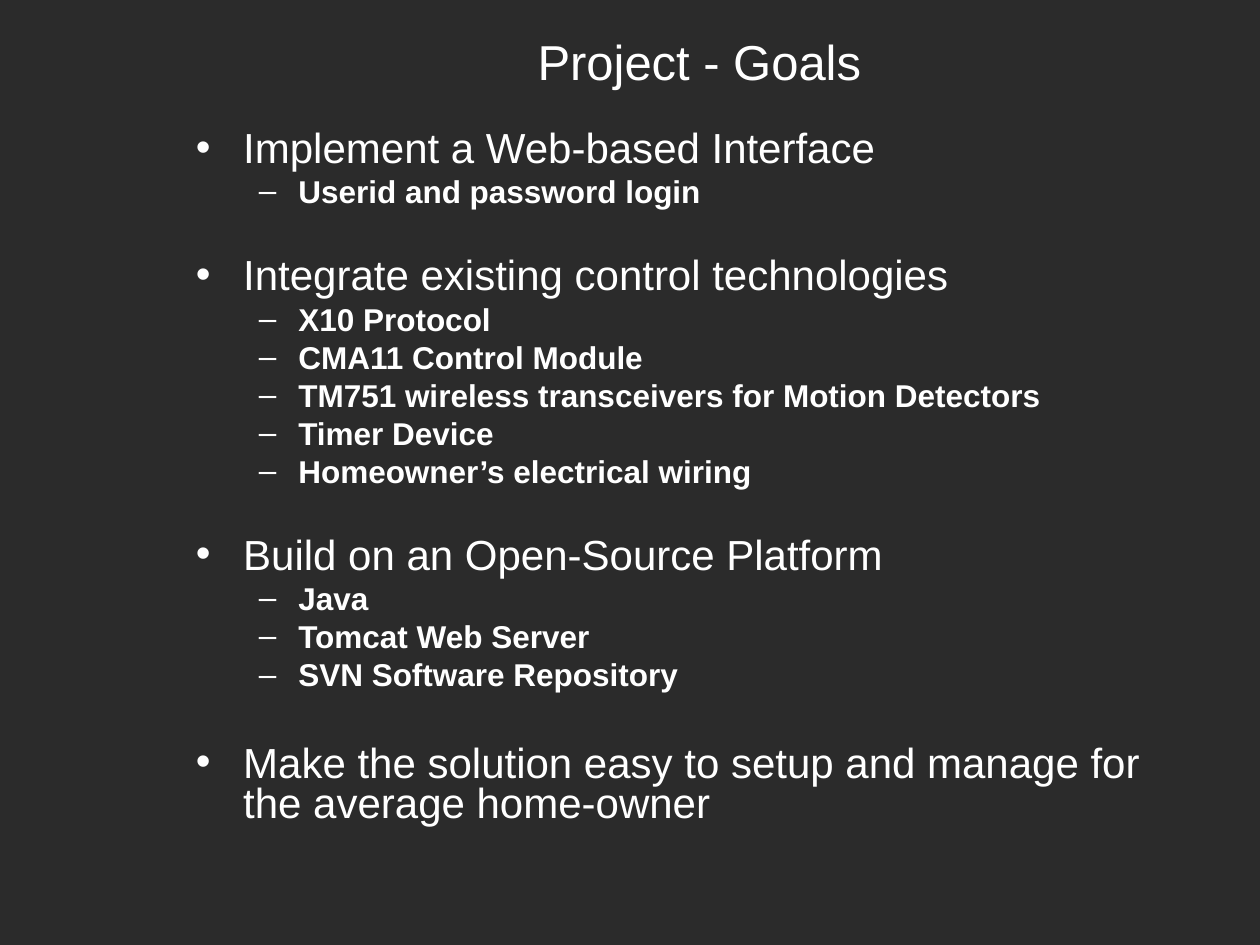
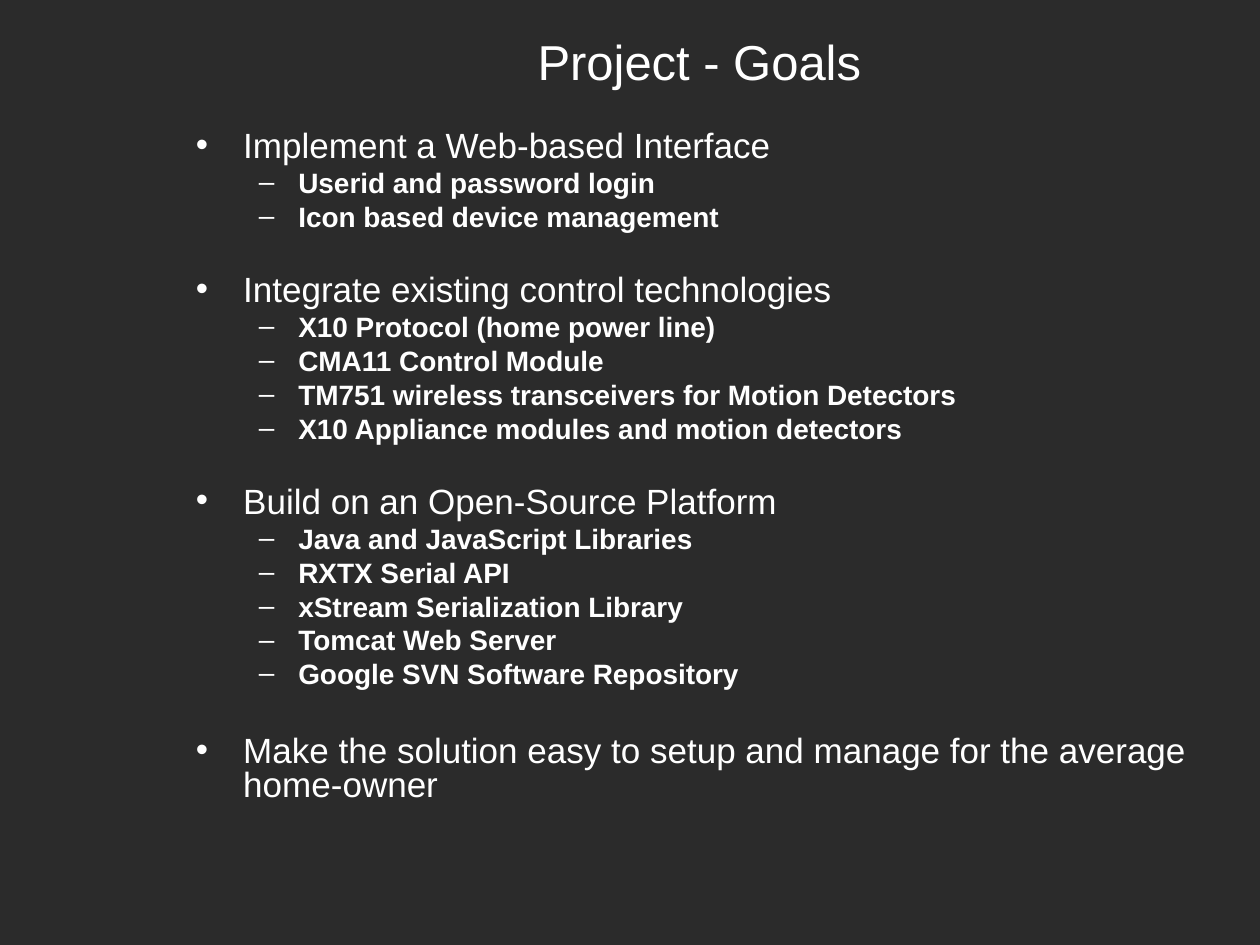
Before and after one commit to cchirag/easyx10, a slide deck: slide 3 of docs/HW/EasyX10 Project - CS673 - Fall 2008 v1.ppt. Drawn at 1260x945 pixels with LibreOffice and Linux fonts; fonts in the diff are those of the drawing; background and template pictures are left out; a plain dark background stands for a picture behind light text. Boxes give left, top, right and bottom in pixels: in the first picture for what was removed or moved away, otherwise in the second. Text is boxed around its words. In the diff, an @@ line names an element or a change of style, - is before the commit and + after.

```diff
--- a/docs/HW/EasyX10 Project - CS673 - Fall 2008 v1.ppt
+++ b/docs/HW/EasyX10 Project - CS673 - Fall 2008 v1.ppt
@@ text at (x1=243, y1=132, x2=1186, y2=798): size 24 to 20 pt in "Implement a Web-based Interface", "Integrate existing control technologies", "Build on an Open-Source Platform", "Make the solution easy to setup and ..."; size 18 to 16 pt in "Userid and password login", "CMA11 Control Module", "TM751 wireless transceivers for Motion Detectors", "Tomcat Web Server"; less space between paragraphs @@
@@ text at (x1=298, y1=206, x2=718, y2=232): paragraph added @@
+  – Icon based device management
@@ text at (x1=298, y1=316, x2=715, y2=342): text changed; size 18 to 16 pt @@
-  – X10 Protocol
+  – X10 Protocol (home power line)
@@ text at (x1=298, y1=418, x2=902, y2=444): text changed; size 18 to 16 pt @@
-  – Timer Device
-  – Homeowner’s electrical wiring
+  – X10 Appliance modules and motion detectors
@@ text at (x1=298, y1=528, x2=692, y2=622): text changed; size 18 to 16 pt @@
-  – Java
+  – Java and JavaScript Libraries
+  – RXTX Serial API
+  – xStream Serialization Library
@@ text at (x1=298, y1=663, x2=739, y2=689): text changed; size 18 to 16 pt @@
-  – SVN Software Repository
+  – Google SVN Software Repository
```
Also in this commit, not shown: 12 other slides changed, 4 slides added, 10 slides removed.
